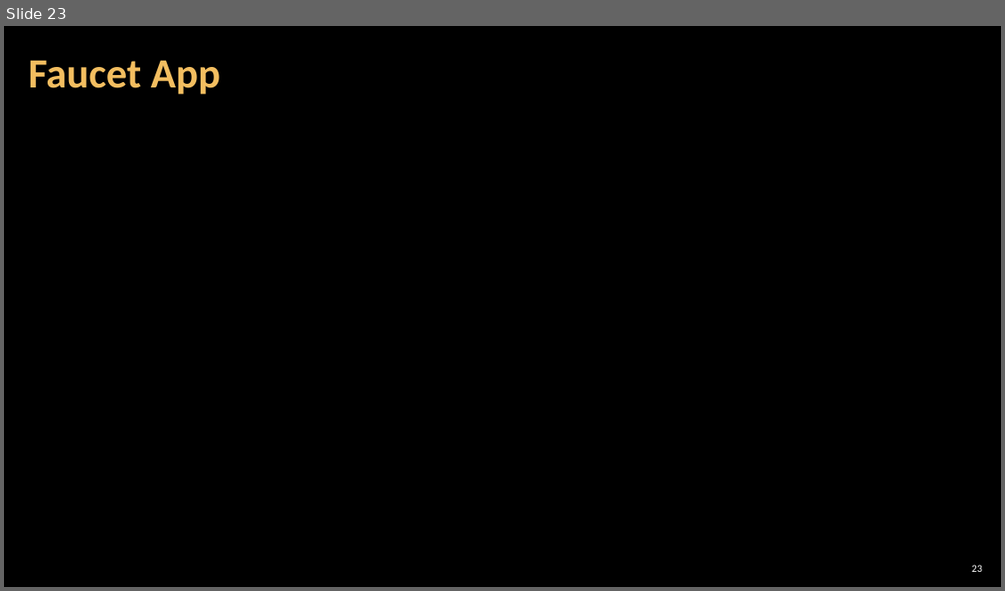
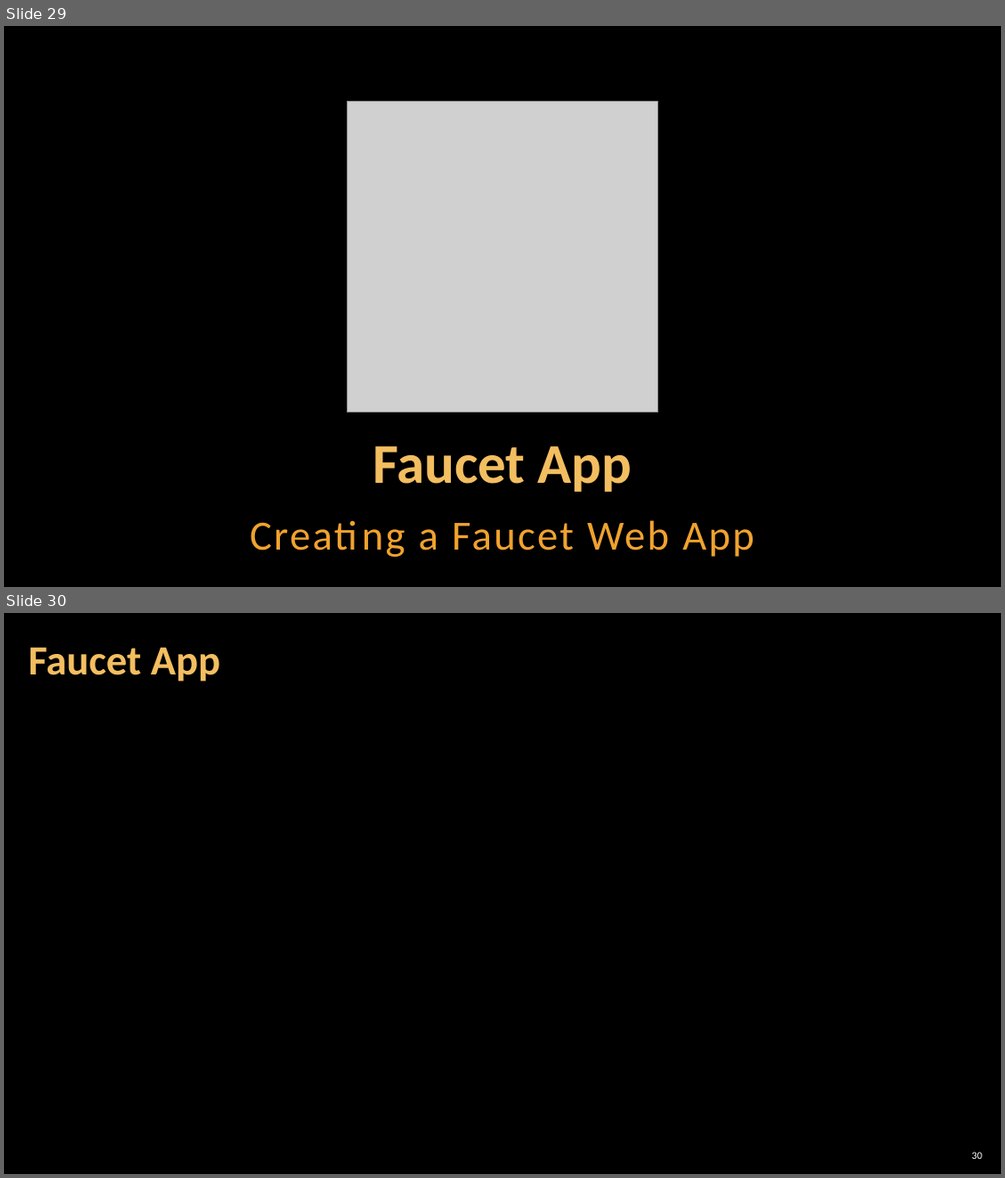
Before and after one commit to MrPIvanov/SoftUni, a slide deck: Bonus Courses/01-Blockchain Dev Camp/06-REVIEW OF THE WEEK #1/4. Build-a-Blockchain.pptx. Shown one above the other, each under a label of ours: slide 23 before the commit, slides 29 and 30 after it. The pictures are 1005x591 and 1005x1178 pixels, drawn with LibreOffice and Linux fonts; fonts in the diff are those of the drawing; grey boxes stand for pictures; background and template pictures are left out. Boxes give left, top, right and bottom in pixels: in the first picture for what was removed or moved away, otherwise in the second. Text is boxed around its words. In the diff, an @@ line names an element or a change of style, - is before the commit and + after.

```diff
--- a/Bonus Courses/01-Blockchain Dev Camp/06-REVIEW OF THE WEEK #1/4. Build-a-Blockchain.pptx
+++ b/Bonus Courses/01-Blockchain Dev Camp/06-REVIEW OF THE WEEK #1/4. Build-a-Blockchain.pptx
@@ slide 29 added at <box>4,26,1001,587</box>, background picture (left out) @@
@@ picture added at <box>348,101,658,412</box> @@
@@ title added at <box>372,446,632,491</box>, 54 pt, text #F3BE60, bold @@
+Faucet App
@@ text added at <box>419,520,754,556</box>, 40 pt, text #F0A22E @@
+Creating a Faucet Web App
@@ what was slide 23 is now slide 30 @@
@@ page number at <box>971,1151,982,1159</box>: text changed @@
-23
+30
```
Also in this commit, not shown: 11 slides changed, 9 other slides added, 3 slides removed, 34 other files.
